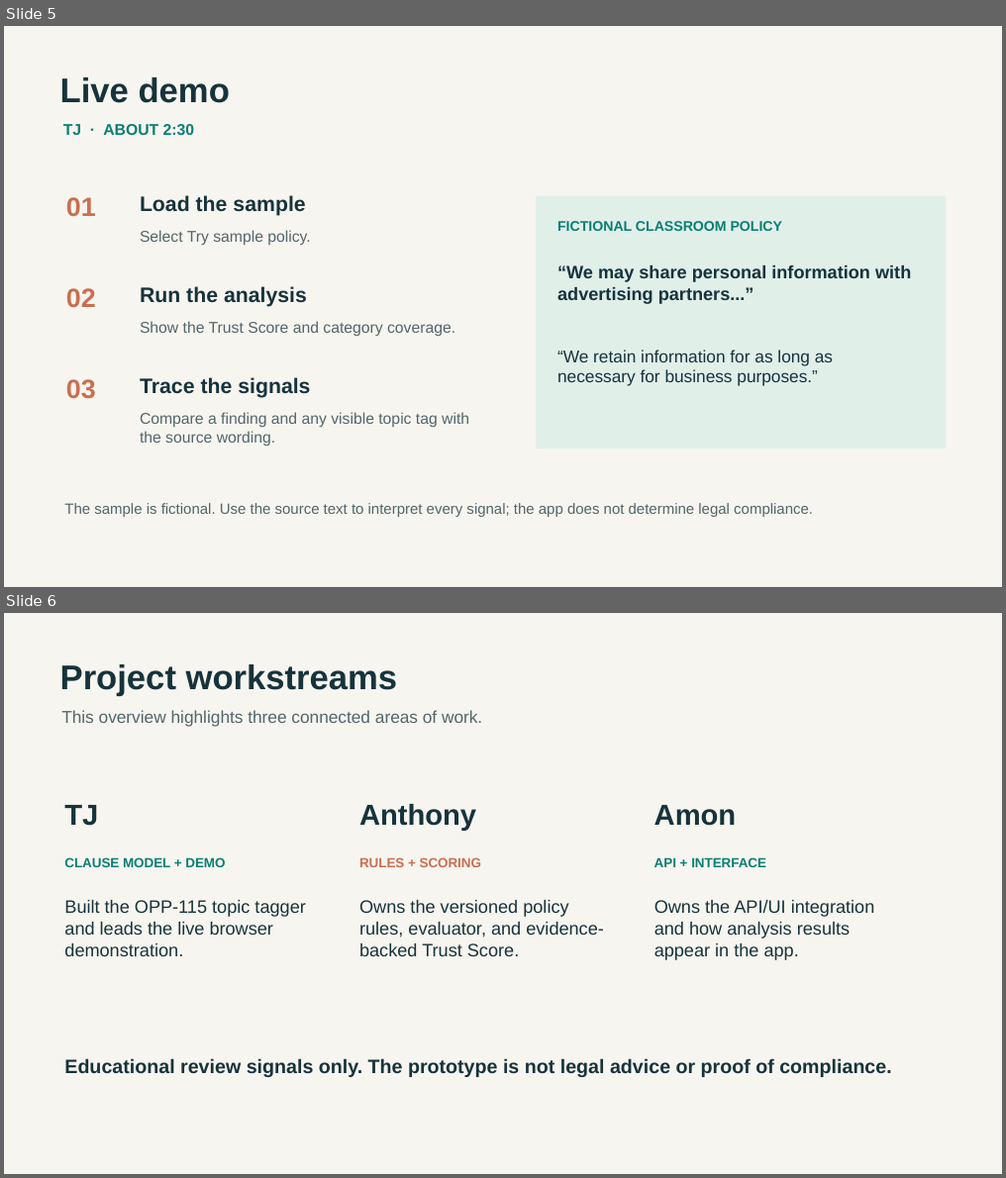
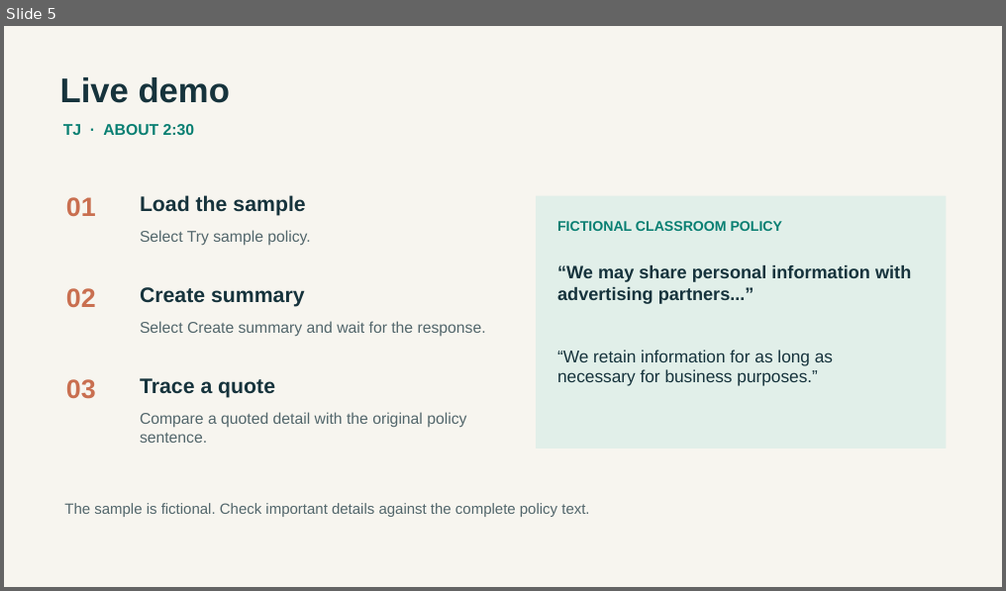
Before and after one commit to tjross28/Comp-496---TJ-Anthony-Amon-Prema, a slide deck: output/presentation/ClearPolicy_Project_Presentation.pptx. Shown one above the other, each under a label of ours: slides 5 and 6 before the commit, slide 5 after it. The pictures are 1006x1178 and 1006x591 pixels, drawn with LibreOffice and Linux fonts; fonts in the diff are those of the drawing. Boxes give left, top, right and bottom in pixels: in the first picture for what was removed or moved away, otherwise in the second. Text is boxed around its words. In the diff, an @@ line names an element or a change of style, - is before the commit and + after.

Commit message:
changed focus to summary

```diff
--- a/output/presentation/ClearPolicy_Project_Presentation.pptx
+++ b/output/presentation/ClearPolicy_Project_Presentation.pptx
@@ slide 6 removed at [4, 613, 1002, 1174], background #F7F5EF @@
@@ text removed at [60, 664, 398, 696] @@
-Project workstreams
@@ text removed at [61, 710, 482, 727] @@
-This overview highlights three connected areas of work.
@@ text removed at [64, 805, 98, 826] @@
-TJ
@@ text removed at [359, 804, 476, 831] @@
-Anthony
@@ text removed at [654, 805, 737, 826] @@
-Amon
@@ text removed at [64, 858, 225, 867] @@
-CLAUSE MODEL + DEMO
@@ text removed at [359, 858, 481, 867] @@
-RULES + SCORING
@@ text removed at [654, 858, 766, 867] @@
-API + INTERFACE
@@ text removed at [64, 900, 305, 957] @@
-Built the OPP-115 topic tagger and leads the live browser demonstration.
@@ text removed at [359, 900, 604, 957] @@
-Owns the versioned policy rules, evaluator, and evidence-backed Trust Score.
@@ text removed at [654, 900, 875, 960] @@
-Owns the API/UI integration and how analysis results appear in the app.
@@ text removed at [64, 1059, 891, 1077] @@
-Educational review signals only. The prototype is not legal advice or proof of compliance.
@@ slide 5 changed as well @@
@@ text at [140, 287, 305, 307]: text changed @@
-Run the analysis
+Create summary
@@ text at [140, 321, 486, 337]: text changed @@
-Show the Trust Score and category coverage.
+Select Create summary and wait for the response.
@@ text at [140, 378, 275, 398]: text changed @@
-Trace the signals
+Trace a quote
@@ text at [140, 412, 466, 443]: text changed @@
-Compare a finding and any visible topic tag with the source wording.
+Compare a quoted detail with the original policy sentence.
@@ text at [64, 503, 589, 517]: text changed @@
-The sample is fictional. Use the source text to interpret every signal; the app does not determine legal compliance.
+The sample is fictional. Check important details against the complete policy text.
```
Also in this commit, not shown: 3 other slides changed, 2 slides added, 1 other slide removed, 49 other files.
